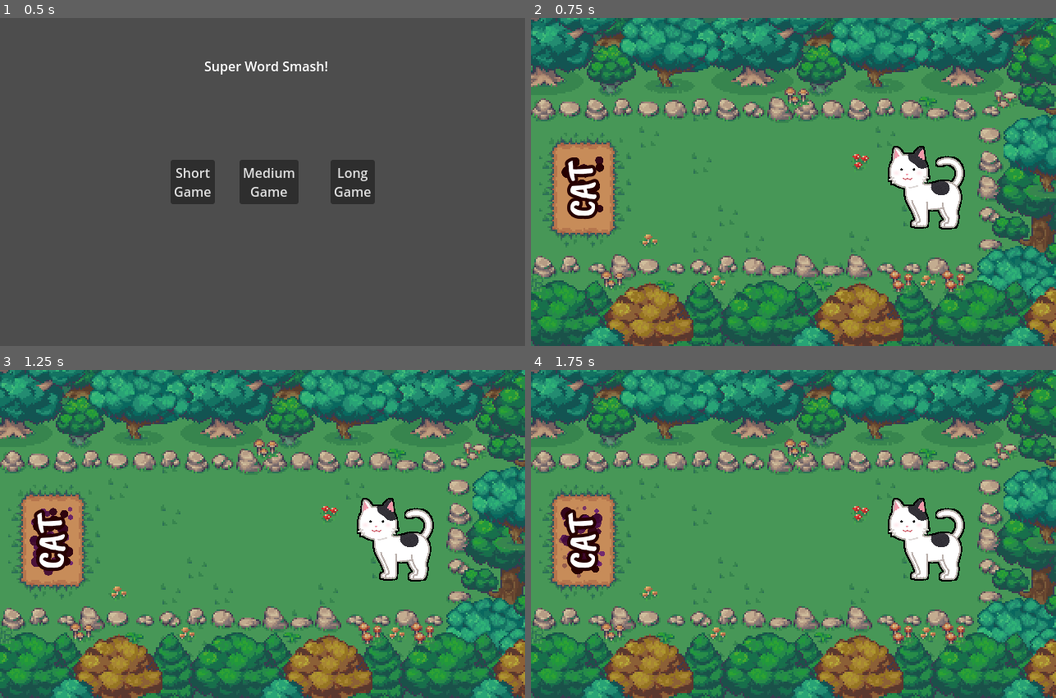
Above: before the commit, frames 1-4 (two rows, left to right).
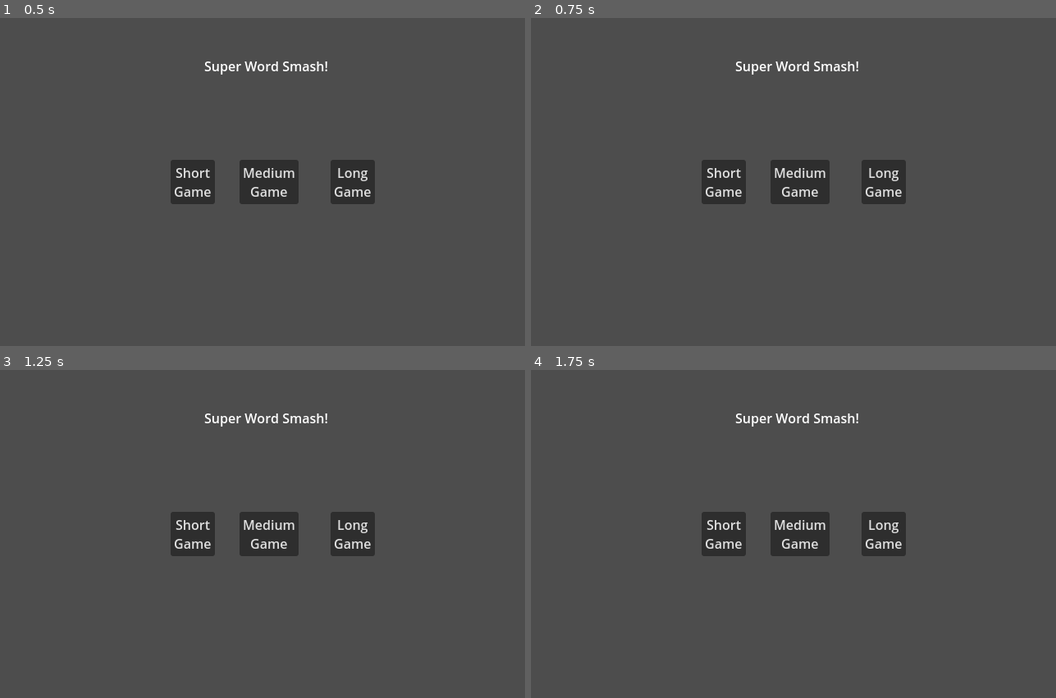
Above: after the commit, the same moments.

Repository: ozbonus/super_word_smash
Game: Godot game, scene res://GameManager.tscn
Two runs of this game, one before a commit and one after it. Both use one fixed random seed, a clock stepped at 60 frames per second and the inputs below.
Inputs (mouse positions are in pixels of both pictures, inside the frame that each line leads up to):
- Up to frame 1 (0.5 s): no input
- Up to frame 2 (0.75 s): click "Short Game" at 0.5 s
- Up to frame 3 (1.25 s): no input
- Up to frame 4 (1.75 s): click (798, 534) at 1.25 s, where only the run after the commit has a clickable "Medium Game"

Frame 1 is identical in both runs. In frame 2, 97% of the frame differs, in the area x 0-100%, y 0-100%; in frame 3, 97%; in frame 4, 97%.

Commit message:
Redo animations.
For some reason the keyframes were gone. I have no idea why.

Diff:
--- a/components/time_up_message.tscn
+++ b/components/time_up_message.tscn
@@ -6,6 +6,33 @@
 [sub_resource type="Theme" id="Theme_ppv8p"]
 default_font = ExtResource("1_xdbuq")
 default_font_size = 144
+
+[sub_resource type="Animation" id="Animation_ppv8p"]
+length = 0.2
+tracks/0/type = "value"
+tracks/0/imported = false
+tracks/0/enabled = true
+tracks/0/path = NodePath("RichTextLabel:self_modulate")
+tracks/0/interp = 1
+tracks/0/loop_wrap = true
+tracks/0/keys = {
+"times": PackedFloat32Array(0, 0.2),
+"transitions": PackedFloat32Array(1, 1),
+"update": 0,
+"values": [Color(1, 1, 1, 0), Color(1, 1, 1, 1)]
+}
+tracks/1/type = "value"
+tracks/1/imported = false
+tracks/1/enabled = true
+tracks/1/path = NodePath(".:scale")
+tracks/1/interp = 1
+tracks/1/loop_wrap = true
+tracks/1/keys = {
+"times": PackedFloat32Array(0, 0.17351423, 0.2),
+"transitions": PackedFloat32Array(1, 1, 1),
+"update": 0,
+"values": [Vector2(1.0464972, 0.33351138), Vector2(1.0061575, 1.4317353), Vector2(1, 1)]
+}
 
 [sub_resource type="Animation" id="Animation_xdbuq"]
 resource_name = "appear"
@@ -35,33 +62,6 @@
 "values": [Vector2(0.968409, 0.55716103), Vector2(1.0705379, 1.2508289), Vector2(1, 1)]
 }
 
-[sub_resource type="Animation" id="Animation_ppv8p"]
-length = 0.001
-tracks/0/type = "value"
-tracks/0/imported = false
-tracks/0/enabled = true
-tracks/0/path = NodePath("RichTextLabel:self_modulate")
-tracks/0/interp = 1
-tracks/0/loop_wrap = true
-tracks/0/keys = {
-"times": PackedFloat32Array(0),
-"transitions": PackedFloat32Array(1),
-"update": 0,
-"values": [Color(1, 1, 1, 0)]
-}
-tracks/1/type = "value"
-tracks/1/imported = false
-tracks/1/enabled = true
-tracks/1/path = NodePath(".:scale")
-tracks/1/interp = 1
-tracks/1/loop_wrap = true
-tracks/1/keys = {
-"times": PackedFloat32Array(0),
-"transitions": PackedFloat32Array(1),
-"update": 0,
-"values": [Vector2(1, 1)]
-}
-
 [sub_resource type="AnimationLibrary" id="AnimationLibrary_mh4tx"]
 _data = {
 &"RESET": SubResource("Animation_ppv8p"),
@@ -69,7 +69,6 @@
 }
 
 [node name="TimeUpMessage" type="Control"]
-visible = false
 self_modulate = Color(1, 1, 1, 0)
 layout_mode = 3
 anchors_preset = 15
@@ -77,6 +76,7 @@
 anchor_bottom = 1.0
 grow_horizontal = 2
 grow_vertical = 2
+scale = Vector2(1.0464972, 0.33351138)
 pivot_offset = Vector2(320, 200)
 mouse_filter = 2
 script = ExtResource("1_ppv8p")
